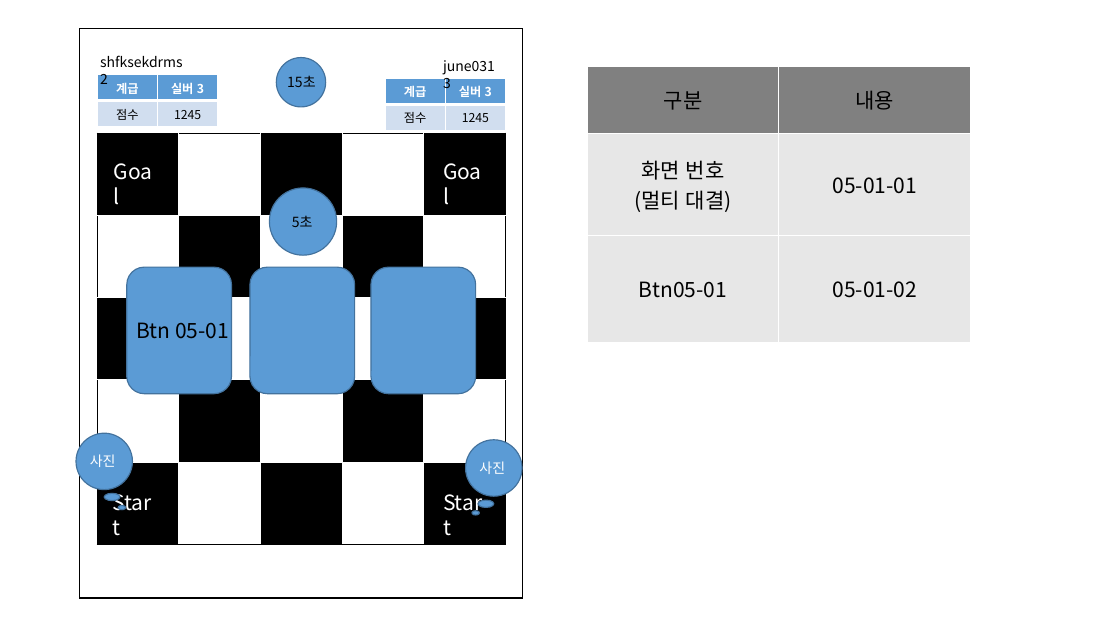
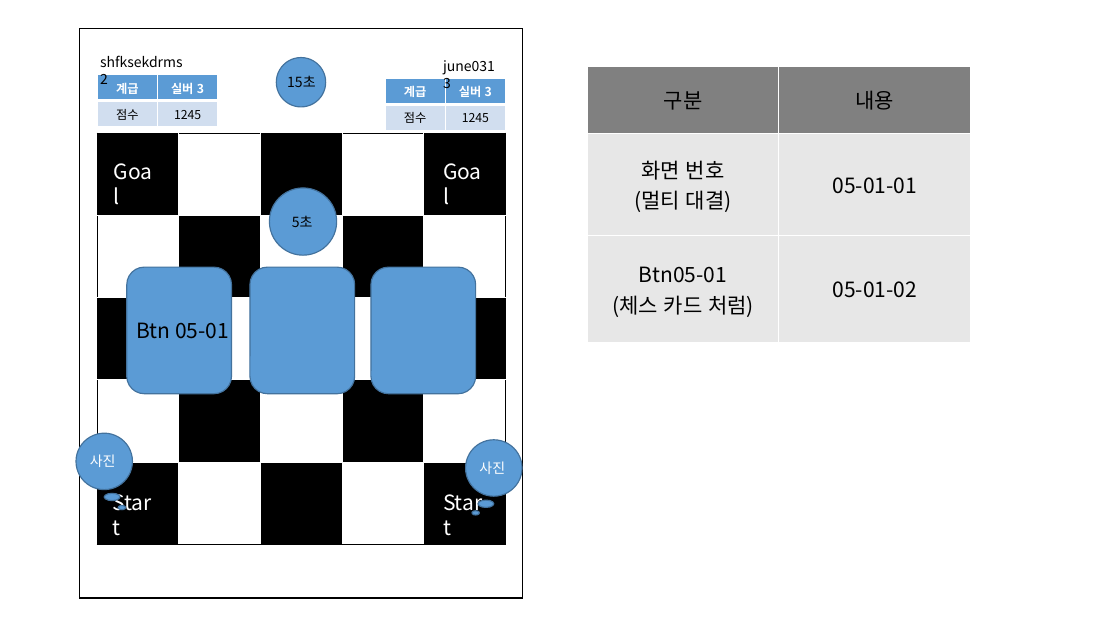
Before and after one commit to Maze-of-memories/origin, a slide deck: slide 7 of 화면정의서.pptx. Drawn at 1120x630 pixels with LibreOffice and Linux fonts; fonts in the diff are those of the drawing. Boxes give left, top, right and bottom in pixels: in the first picture for what was removed or moved away, otherwise in the second. Text is boxed around its words. In the diff, an @@ line names an element or a change of style, - is before the commit and + after.

```diff
--- a/화면정의서.pptx
+++ b/화면정의서.pptx
@@ table at [587, 66, 970, 343] @@
-row 3, column 1: Btn05-01
+row 3, column 1: Btn05-01 (체스 카드 처럼)
```
Also in this commit, not shown: 4 other slides changed, 6 slides added, 2 slides removed, 1 other file.
